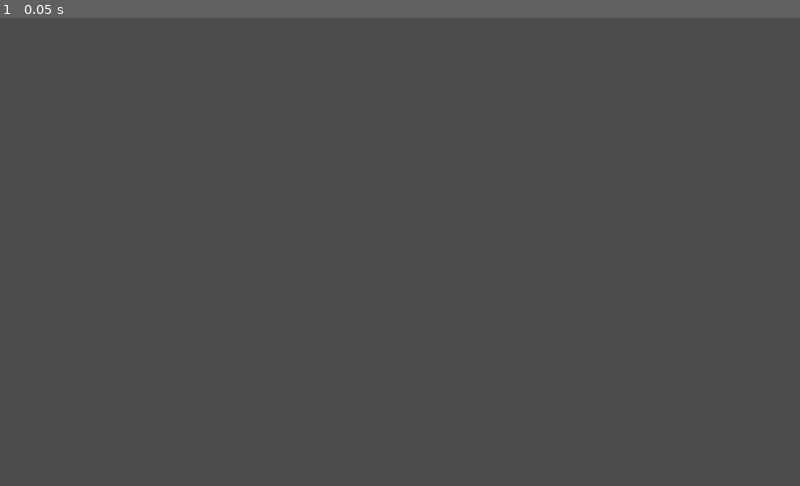
Above: before the commit, frame 1.
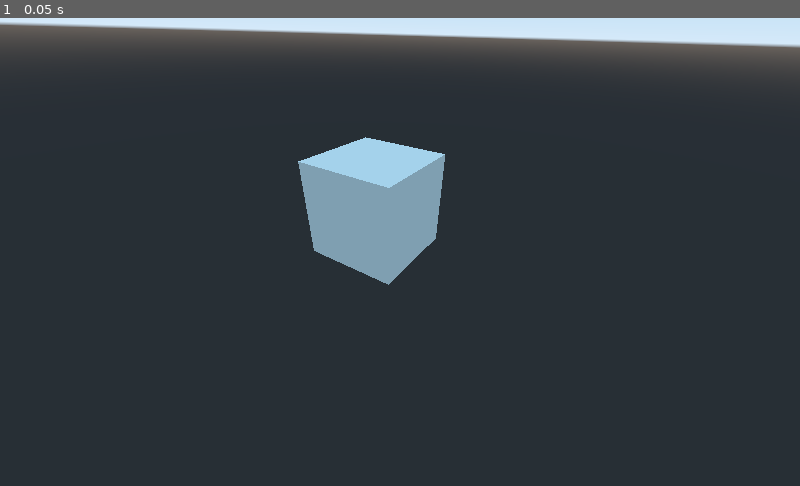
Above: after the commit, the same moment.

Repository: Marcin-sys/gameculling2
Game: Godot game, scene res://scenes/object_spawning_test.tscn
The game is run twice, just before and just after one commit, with the same random seed, the same clock (stepped at 60 frames per second) and the same inputs.
Inputs:
- Up to frame 1 (0.05 s): no input

The runs differ from the first frame. In frame 1, 93% of the frame differs, in the area x 0-100%, y 0-100%.

Commit message:
Restored default environment options in project

Diff:
--- a/Gameculling/project.godot
+++ b/Gameculling/project.godot
@@ -18,3 +18,7 @@
 config/name="Gameculling"
 run/main_scene="res://scenes/object_spawning_test.tscn"
 config/icon="res://icon.png"
+
+[rendering]
+
+environment/default_environment="res://default_env.tres"
